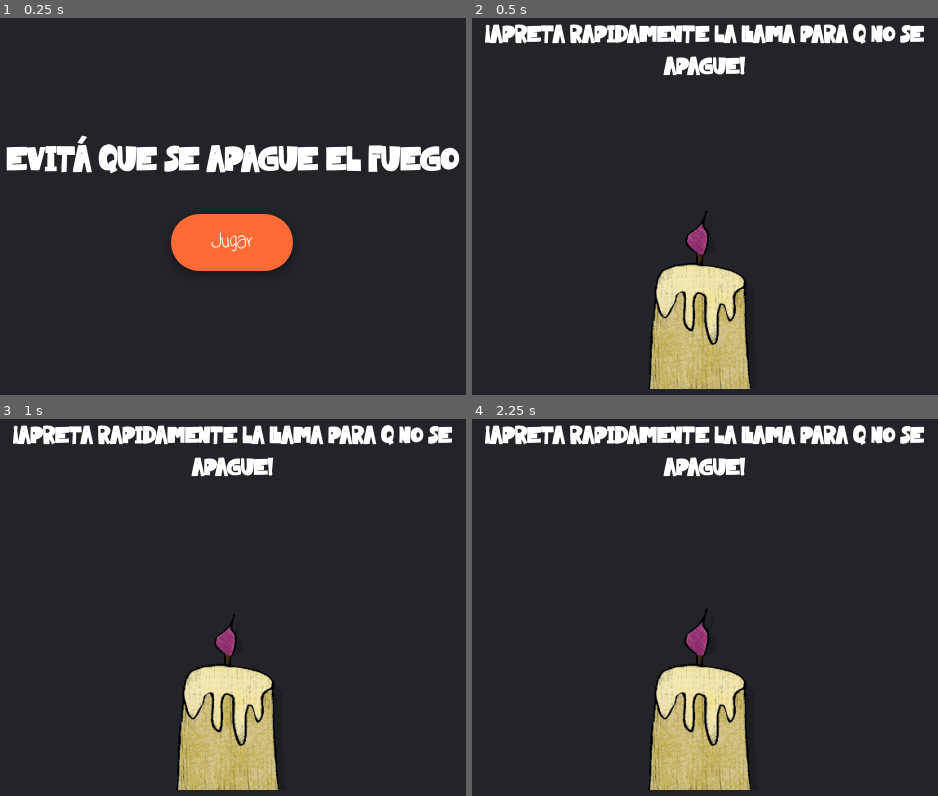
Above: before the commit, frames 1-4 (two rows, left to right).
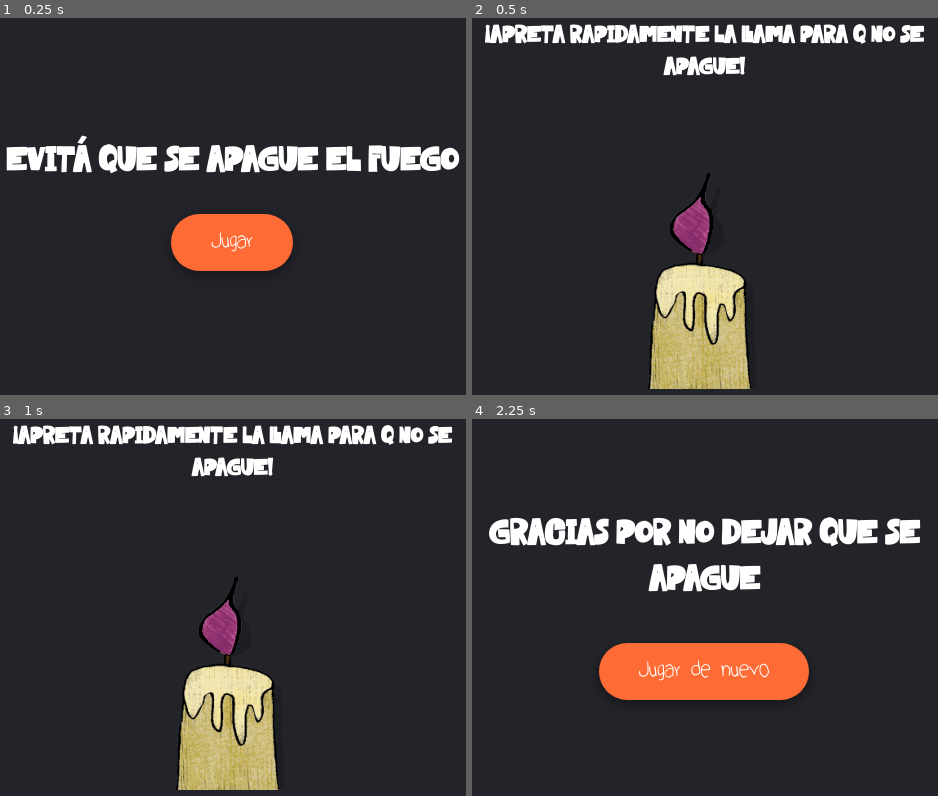
Above: after the commit, the same moments.

Repository: Almahardcastle/juego-vela
Game: browser game, page index.html
Two runs of this game, one before a commit and one after it. Both use one fixed random seed, a clock stepped at 60 frames per second and the inputs below.
Inputs (mouse positions are in pixels of both pictures, inside the frame that each line leads up to; where the layout moved, square brackets give the same spot in the first picture):
- Up to frame 1 (0.25 s): no input
- Up to frame 2 (0.5 s): click "Jugar" at 0.27 s
- Up to frame 3 (1 s): no input
- Up to frame 4 (2.25 s): click (705, 618) [705, 637] at 1.27 s; click (705, 618) [705, 637] at 1.87 s; click (705, 615) [705, 633] at 2.02 s

Frame 1 is identical in both runs. In frame 2, 0.8% of the frame differs, in the area x 42-52%, y 41-63%; in frame 3, 0.8%; in frame 4, 22%, in the area x 2-97%, y 1-99%.

Commit message:
Add files via upload

Diff:
--- a/script.js
+++ b/script.js
@@ -7,13 +7,12 @@
   const btnRestart = document.getElementById('btn-restart');
   const flameWrapper = document.getElementById('flame-wrapper');
 
-  const startScale = 1.0;     // Tamaño con el que inicia la llama
-  const maxScale = 1.8;       // Meta a la que el usuario debe llegar inflando
-  const minScale = 0.05;      // Tamaño mínimo donde se considera apagada
-  const shrinkRate = 0.003;   // Velocidad de desinflado progresivo
+  const maxScale = 1.8;       // Tamaño inicial Y meta para ganar
+  const minScale = 0.05;      // Tamaño donde se apaga
+  const shrinkRate = 0.003;   // Velocidad a la que se desinfla
   const inflateAmount = 0.08; // Incremento por toque
 
-  let scale = startScale;
+  let scale = maxScale;
   let gameInterval = null;
 
   function updateFlame() {
@@ -21,7 +20,7 @@
   }
 
   function startGame() {
-    scale = startScale;
+    scale = maxScale; // Inicia en su tamaño máximo
     updateFlame();
 
     screenStart.classList.remove('active');
@@ -33,9 +32,9 @@
     gameInterval = setInterval(() => {
       scale -= shrinkRate;
 
-      // Si se apaga por completo, reinicia el nivel
+      // Si se apaga del todo, vuelve a arrancar desde el tamaño máximo inicial
       if (scale <= minScale) {
-        scale = startScale;
+        scale = maxScale;
       }
 
       updateFlame();
@@ -47,7 +46,7 @@
 
     scale += inflateAmount;
 
-    // Si alcanza o supera el tamaño máximo objetivo, el jugador gana
+    // Si alcanza nuevamente el tamaño máximo inicial, se gana el juego
     if (scale >= maxScale) {
       scale = maxScale;
       updateFlame();
@@ -67,7 +66,6 @@
   btnStart.addEventListener('click', startGame);
   btnRestart.addEventListener('click', startGame);
 
-  // Eventos para interactuar con la llama sin generar selecciones visuales
   flameWrapper.addEventListener('pointerdown', (e) => {
     e.preventDefault();
     inflate();
--- a/style.css
+++ b/style.css
@@ -12,11 +12,11 @@
   box-sizing: border-box;
   margin: 0;
   padding: 0;
-  -webkit-tap-highlight-color: transparent; /* Elimina cuadro de toque azul en Android/iOS */
+  -webkit-tap-highlight-color: transparent;
 }
 
 body {
-  background-color: #23242a; /* Fondo más clarito */
+  background-color: #23242a;
   color: #ffffff;
   font-family: 'FuenteTitulo', sans-serif;
   min-height: 100vh;
@@ -40,6 +40,11 @@
 
 .screen.active {
   display: flex;
+}
+
+/* Ajuste de espaciado exclusivo para la pantalla final */
+#screen-win {
+  gap: 40px;
 }
 
 .title {
@@ -77,11 +82,11 @@
   display: flex;
   flex-direction: column;
   align-items: center;
-  margin-top: 140px; /* Espacio superior para acomodar la llama grande */
+  margin-top: 140px;
 }
 
 .candle-img {
-  width: 220px; /* Tamaño de la vela incrementado */
+  width: 220px;
   height: auto;
   display: block;
   z-index: 1;
@@ -104,7 +109,7 @@
 }
 
 .flame-img {
-  width: 180px; /* Tamaño base de la llama incrementado */
+  width: 180px;
   height: auto;
   display: block;
   pointer-events: auto;
